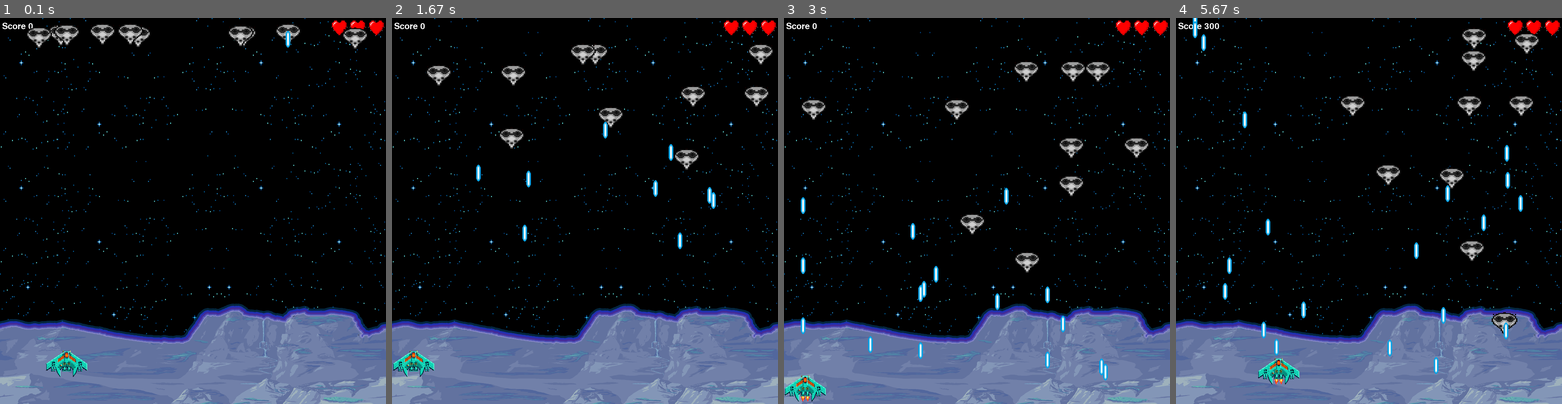
Above: before the commit, frames 1-4 (left to right).
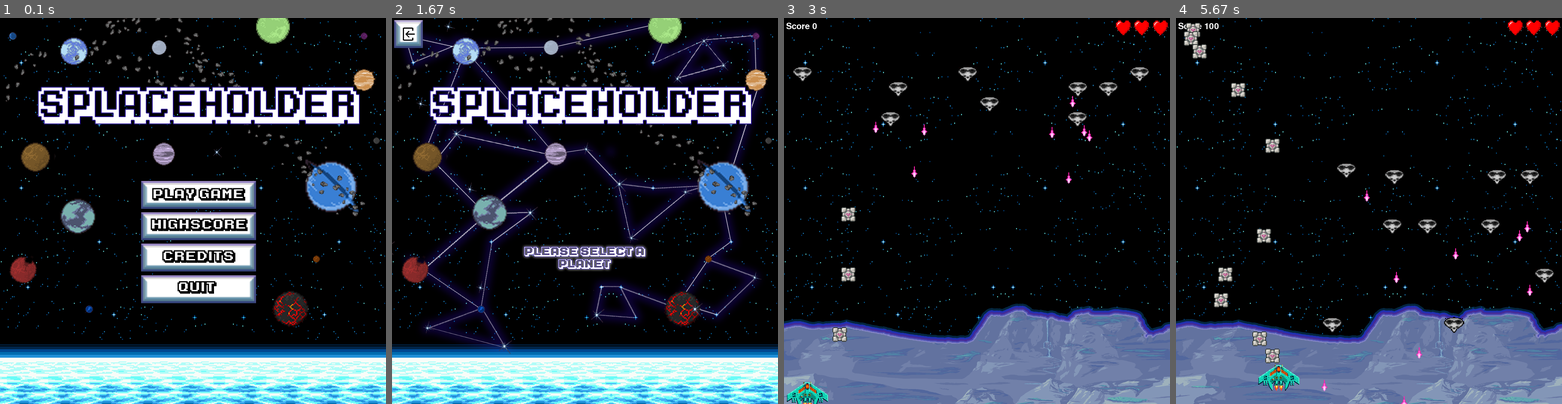
Above: after the commit, the same moments.

Repository: Errox/DickButt
Game: pygame game, started from main.py
The game is run twice, just before and just after one commit, with the same random seed, the same clock (stepped at 60 frames per second) and the same inputs.
Inputs (mouse positions are in pixels of both pictures, inside the frame that each line leads up to):
- Up to frame 1 (0.1 s): no input
- Up to frame 2 (1.67 s): hold Left 0.33-0.87 s; click (585, 268) at 1.03 s; click (592, 195) at 1.37 s
- Up to frame 3 (3 s): click (880, 211) at 1.73 s; tap Space at 1.97, 2.37, 2.7 s; hold Down 2.3-2.6 s; hold Left from 2.63 s (still down)
- Up to frame 4 (5.67 s): tap Space at 3, 3.13, 3.53, 3.83, 4.2, 4.6, 4.9, 5.1, 5.4, 5.6 s; release Left at 3.03 s; hold Up 3.07-3.43 s; hold Right 3.47-4.1 s; hold Down 4.13-4.5 s; hold Left 4.53-5 s; hold Right 5.03-5.5 s; hold Up from 5.53 s (still down)

The runs differ from the first frame. In frame 1, 42% of the frame differs, in the area x 0-100%, y 0-100%; in frame 2, 50%; in frame 3, 4.6%; in frame 4, 5.6%.

Commit message:
enemy shooting randomized + collision fix

Diff:
--- a/spacestrike.py
+++ b/spacestrike.py
@@ -1,5 +1,7 @@
 #This script is for playing and moving around a sprite
 #import all lib's + intergratie
+
+heart_amount = 3
 
 def start_spacestrike():
     import pygame
@@ -17,6 +19,7 @@
     X       = 500
     Y       = 100
     MOB_AMOUNT = 10
+    global heart_amount
     heart_amount = 3
     start_init = True
     score   = 0
@@ -41,7 +44,7 @@
         def __init__(self):
             pygame.sprite.Sprite.__init__(self)
             self.image  = pygame.image.load('resource/images/spacestrike/spaceship/Ship_big_blue.png').convert()
-            self.image = pygame.transform.scale(self.image, (90, 70))
+            self.image = pygame.transform.scale(self.image, (70, 55))
             self.image.set_colorkey(BLACK)
             self.rect   = self.image.get_rect()
             self.radius = 23
@@ -101,14 +104,14 @@
         def __init__(self):
             pygame.sprite.Sprite.__init__(self)
             self.image  = pygame.image.load('resource/images/spacestrike/enemy/enemy.png').convert()
-            self.image = pygame.transform.scale(self.image, (90, 70))
+            self.image = pygame.transform.scale(self.image, (70, 50))
             self.image.set_colorkey(BLACK)
             self.rect   = self.image.get_rect()
             self.radius = 23
             self.rect.x = random.randrange(0,830)
             self.rect.y = 0
-            self.speedx = random.randrange(1,7)
-            self.speedy = random.randrange(1,7)
+            self.speedx = random.randrange(3,7)
+            self.speedy = random.randrange(3,7)
             self.speedrand = random.choice([True, False])
 
         #This function is given to update the player in the game
@@ -145,7 +148,7 @@
         #give properties to the bullet itself
         def __init__(self, x, y):
             pygame.sprite.Sprite.__init__(self)
-            self.image = pygame.image.load('resource/images/spacestrike/projectiles/bullet.png').convert()
+            self.image = pygame.image.load('resource/images/spacestrike/projectiles/cube.png').convert()
             self.image.set_colorkey(BLACK)
             self.rect = self.image.get_rect()
             self.rect.bottom = y
@@ -164,18 +167,23 @@
         #give properties to the bullet itself
         def __init__(self, x, y):
             pygame.sprite.Sprite.__init__(self)
-            self.image = pygame.image.load('resource/images/spacestrike/projectiles/bullet.png').convert()
+            self.image = pygame.image.load('resource/images/spacestrike/projectiles/en_bullet.png').convert()
             self.image.set_colorkey(BLACK)
             self.rect = self.image.get_rect()
             self.rect.bottom = y
             self.rect.centerx = x
             self.speedy = 10
+
         #function to define the functions inside an update
         def update(self):
             self.rect.y += self.speedy
+            if self.rect.colliderect(player.rect):
+                soundboard.bullet_on_hit_friendly()
+                self.kill()
+                lose_heart()
 
             #kill if off top screen
-            if self.rect.y > 810:
+            if self.rect.y > 900:
                 self.kill()
 
 
@@ -234,20 +242,12 @@
         # Laat de clock ticken op de fps
         clock.tick(FPS)
 
-        #render background
-        #screen.fill(BLACK)
-        #screen.blit(surface, surface_rect)
-
         #kijk of er een event is
         for event in pygame.event.get():
             print (event)
             #Check of de exit knop is ingedrukt
             if event.type == pygame.QUIT:
                 running = False
-
-            #chance_shooting = random.randrange(1,10)
-            #if chance_shooting == 7:
-                #enemys.shoot()
 
             #als spatie word ingedrukt moet er een kogel afgeschoten worden
             elif event.type == pygame.KEYDOWN:
@@ -275,16 +275,16 @@
         hits = pygame.sprite.spritecollide(player, enemys, True, pygame.sprite.collide_circle)
         if hits:
             soundboard.bullet_on_hit_friendly()
-            #menu.start_menu()
-            #running = False
             heart_amount -= 1
 
      #collision if enemy bullet hits player
-        hits = pygame.sprite.spritecollide(player, en_bullets, True)
+        hits = pygame.sprite.spritecollide(player, en_bullets, True, pygame.sprite.collide_circle)
         if hits:
             soundboard.bullet_on_hit_friendly()
-            #menu.start_menu()
-            #running = False
+            heart_amount -= 1
+
+        def lose_heart():
+            global heart_amount
             heart_amount -= 1
 
         #draw / render
@@ -318,4 +318,4 @@
 
     pygame.quit()
 
-start_spacestrike()
+#start_spacestrike()
Binary file added: resource/images/spacestrike/projectiles/beer.png
Binary file added: resource/images/spacestrike/projectiles/cube.png
Binary file added: resource/images/spacestrike/projectiles/en_bullet.png
